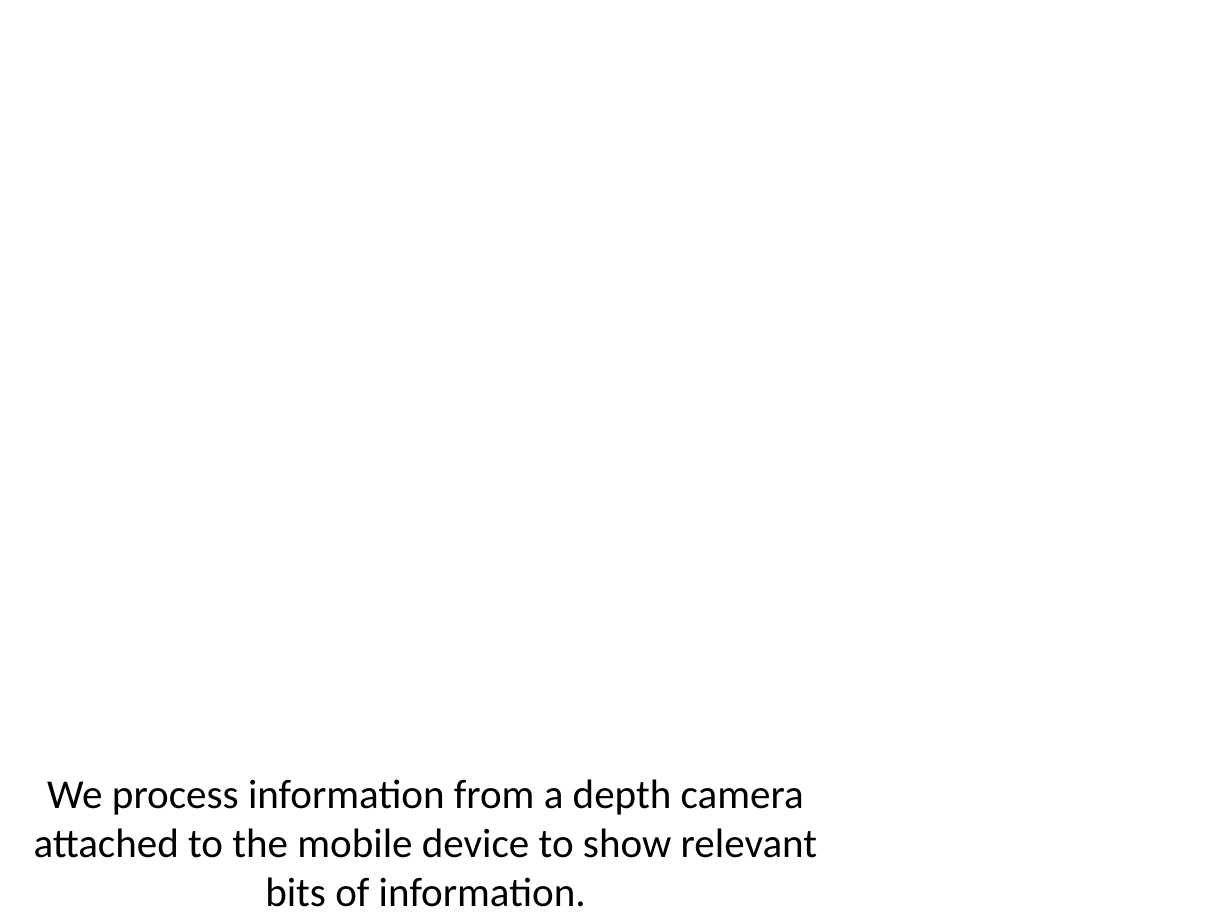
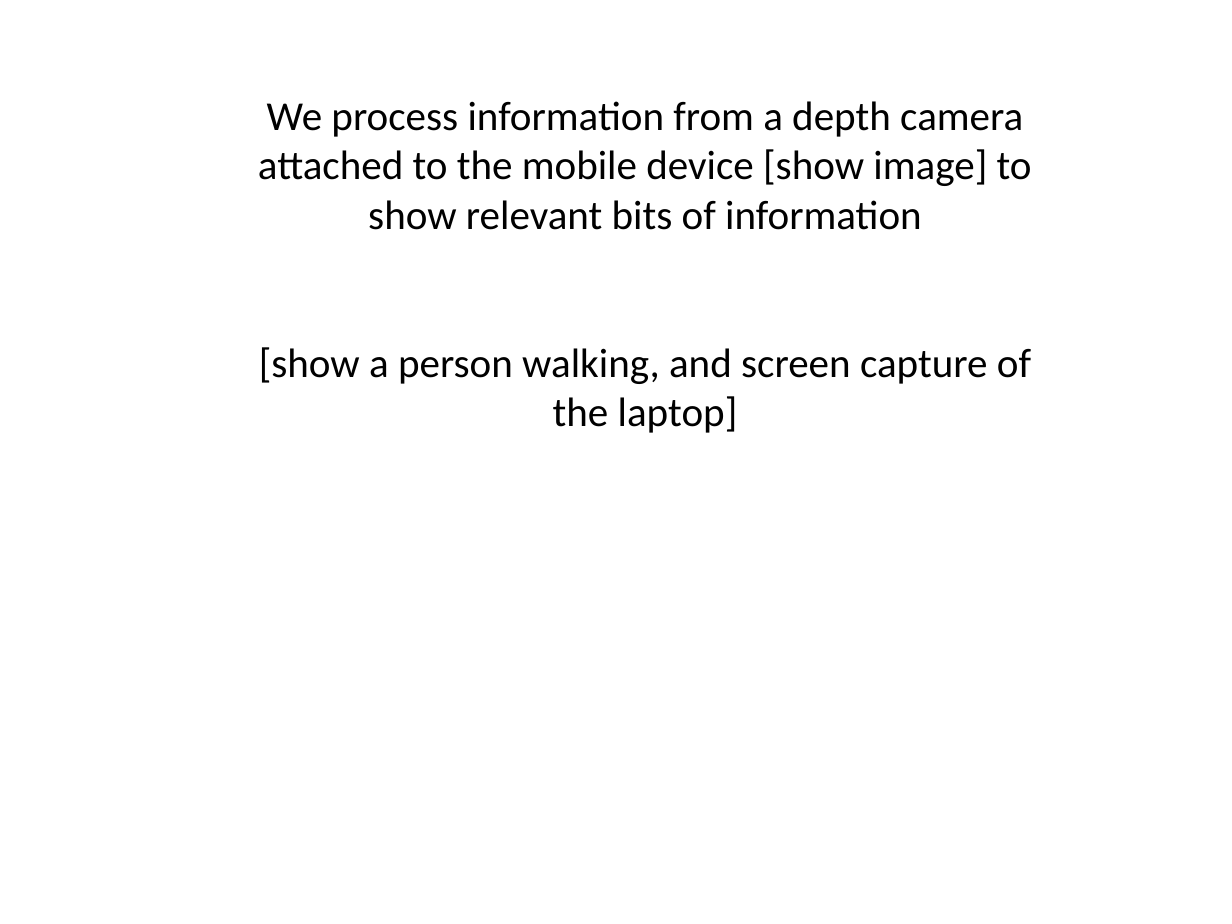
Before and after one commit to hcilab-um/CrashAlert, a slide deck: slide 5 of Docs/UIST 2012 - rejected/storyboard+images.pptx. Drawn at 1232x924 pixels with LibreOffice and Linux fonts; fonts in the diff are those of the drawing; background and template pictures are left out. Boxes give left, top, right and bottom in pixels: in the first picture for what was removed or moved away, otherwise in the second. Text is boxed around its words. In the diff, an @@ line names an element or a change of style, - is before the commit and + after.

```diff
--- a/Docs/UIST 2012 - rejected/storyboard+images.pptx
+++ b/Docs/UIST 2012 - rejected/storyboard+images.pptx
@@ text at [258,101,1032,433]: text changed @@
-We process information from a depth camera attached to the mobile device to show relevant bits of information.
+We process information from a depth camera attached to the mobile device [show image] to show relevant bits of information
+[show a person walking, and screen capture of the laptop]
```
Also in this commit, not shown: 10 other slides changed, 7 slides added, 2 slides removed, 15 other files.
